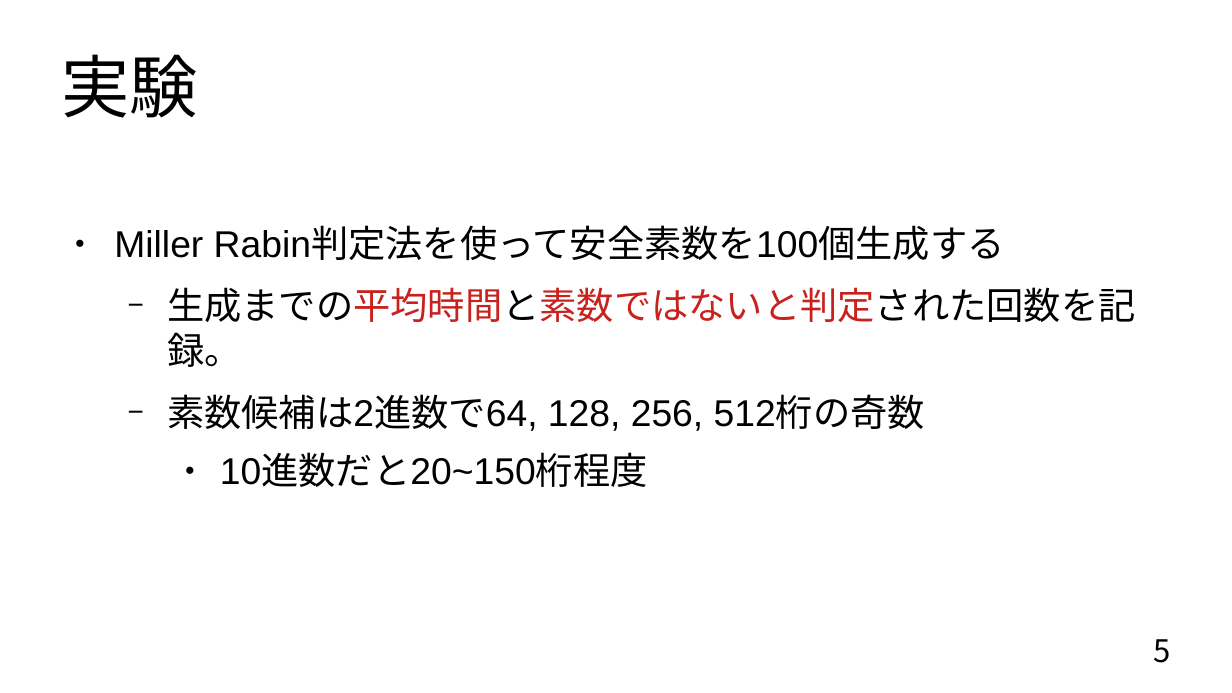
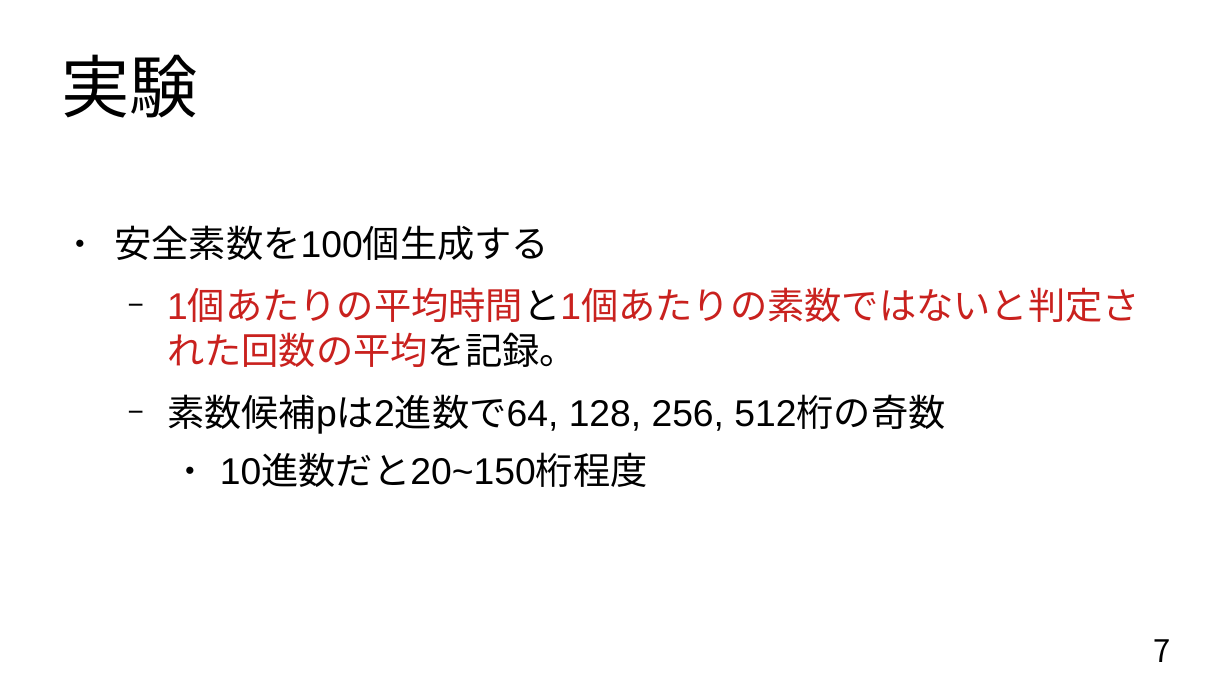
Before and after one commit to donabe8898/prime-test, a slide deck: slide 7 of 2中間発表.odp (slide 5 before the commit). Drawn at 1232x693 pixels with LibreOffice and Linux fonts; fonts in the diff are those of the drawing. Boxes give left, top, right and bottom in pixels: in the first picture for what was removed or moved away, otherwise in the second. Text is boxed around its words. In the diff, an @@ line names an element or a change of style, - is before the commit and + after.

```diff
--- a/2中間発表.odp
+++ b/2中間発表.odp
@@ text at (114,225,945,434): text changed @@
-● Miller Rabin判定法を使って安全素数を100個生成する
-  − 生成までの平均時間と素数ではないと判定された回数を記録。
-  − 素数候補は2進数で64, 128, 256, 512桁の奇数
+● 安全素数を100個生成する
+  − 1個あたりの平均時間と1個あたりの素数ではないと判定された回数の平均を記録。
+  − 素数候補pは2進数で64, 128, 256, 512桁の奇数
@@ page number at (1153,639,1170,662): text changed @@
-5
+7
```
Also in this commit, not shown: 8 other slides changed, 3 slides added, 5 other files.
